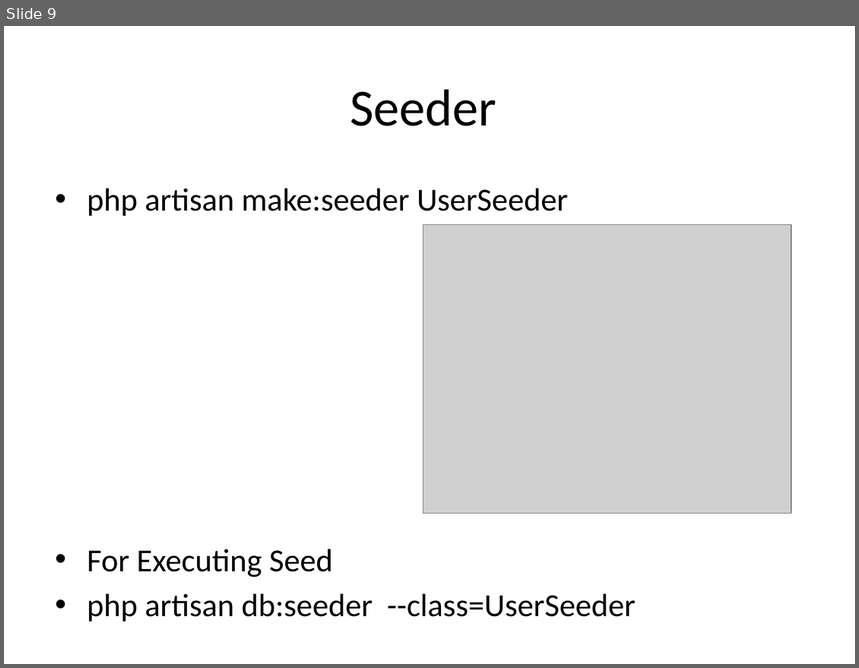
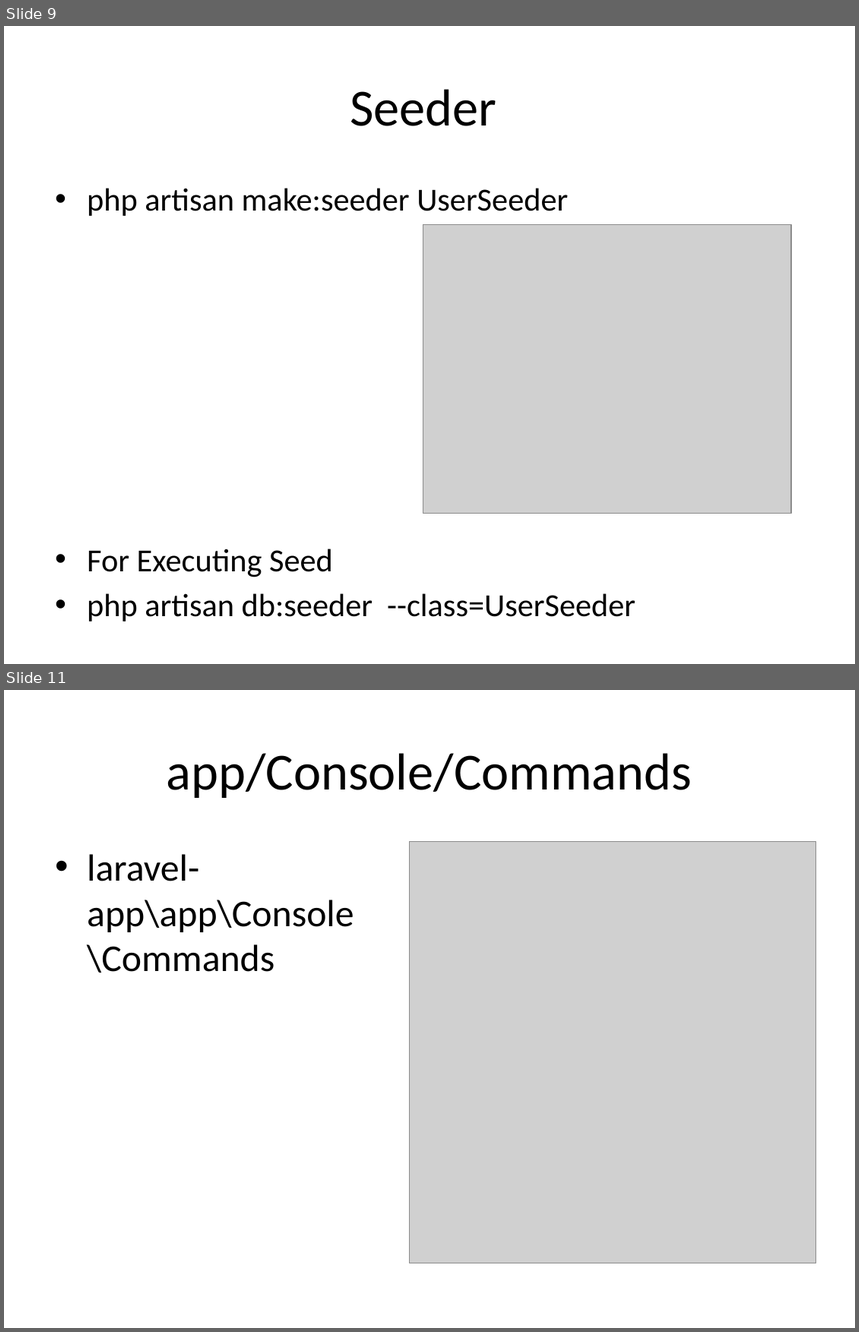
Before and after one commit to jay-amin-tops/06AprilMWF_9_30, a slide deck: Laravel.pptx. Shown one above the other, each under a label of ours: slide 9 before the commit, slides 9 and 11 after it; the slides between them are not shown. The pictures are 859x668 and 859x1332 pixels, drawn with LibreOffice and Linux fonts; fonts in the diff are those of the drawing; grey boxes stand for pictures. Boxes give left, top, right and bottom in pixels: in the first picture for what was removed or moved away, otherwise in the second. Text is boxed around its words. In the diff, an @@ line names an element or a change of style, - is before the commit and + after.

Commit message:
Laravel Custom Command

```diff
--- a/Laravel.pptx
+++ b/Laravel.pptx
@@ slide 11 added at (4, 690, 855, 1328), background #FFFFFF @@
@@ title added at (167, 753, 693, 798), 44 pt, text #000000 @@
+app/Console/Commands
@@ picture added at (409, 841, 816, 1264) @@
@@ text added at (87, 854, 354, 973), 32 pt, text #000000 @@
+• laravel-app\app\Console\Commands
```
Also in this commit, not shown: 7 other slides added, 21 other files.
